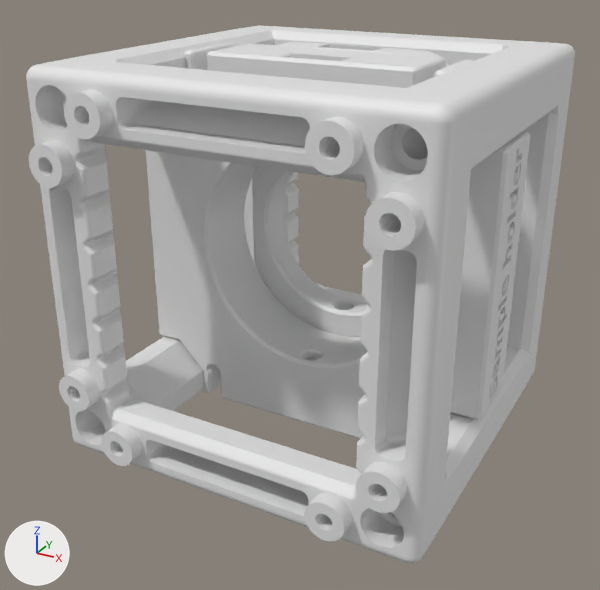
Before and after pictures for a commit that changed the glTF model examples/designs/cube-mounted/slide-holder.dsn/_objects:z.glb.
Before and after are seen from a 50 mm camera at (0.0475, -0.0923, 0.0385) aimed at (-0.0013, -0.0036, -0.0059). Every picture has the same lights, and +X, +Y and +Z are marked at lower left. The older version comes first. Where no turn or scale is listed for an object, it has been applied to the vertices.

The first picture shows 'PRT - 1003 - CUBHLF111 - V04', 'PRT - 1003 - CUBHLF111 - V04.001', 'PRT - 2008 - SAMCLP', 'PRT - 2028 - INSSAMMNT - V04'.
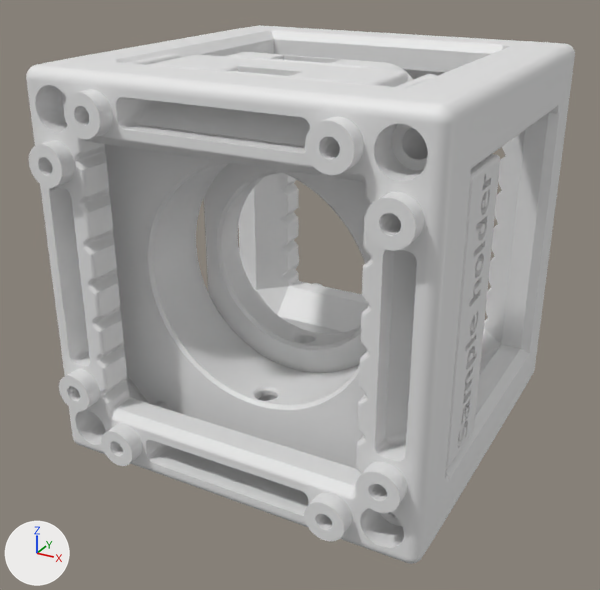
Pixel boxes [x1, y1, x2, y2] of what changed, in the pictures (600 x 590 px):
'PRT - 2028 - INSSAMMNT - V04', moved: before [146, 43, 530, 438]; after [105, 53, 500, 470]
'PRT - 2008 - SAMCLP', moved: before [252, 41, 449, 337]; after [204, 52, 413, 373]

The change, as a list of edits to the scene's bpy script:
```text
Change ob_prt___2008___samclp:
    ob_prt___2008___samclp.location: (0.0, 0.01, 0.0) -> (0.0, -0.002, 0.0)
Change ob_prt___2028___inssammnt___v04:
    ob_prt___2028___inssammnt___v04.location: (0.0, 0.0, 0.0) -> (0.0, -0.012, 0.0)
```
